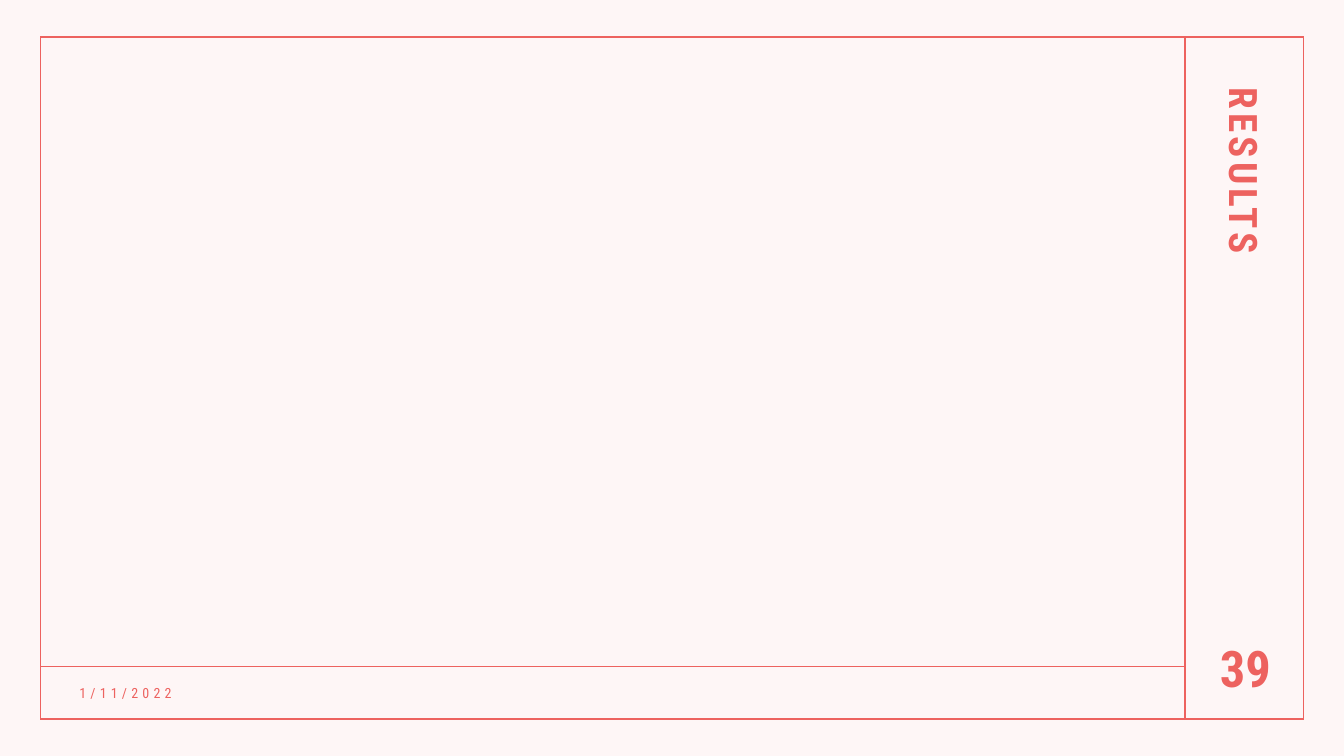
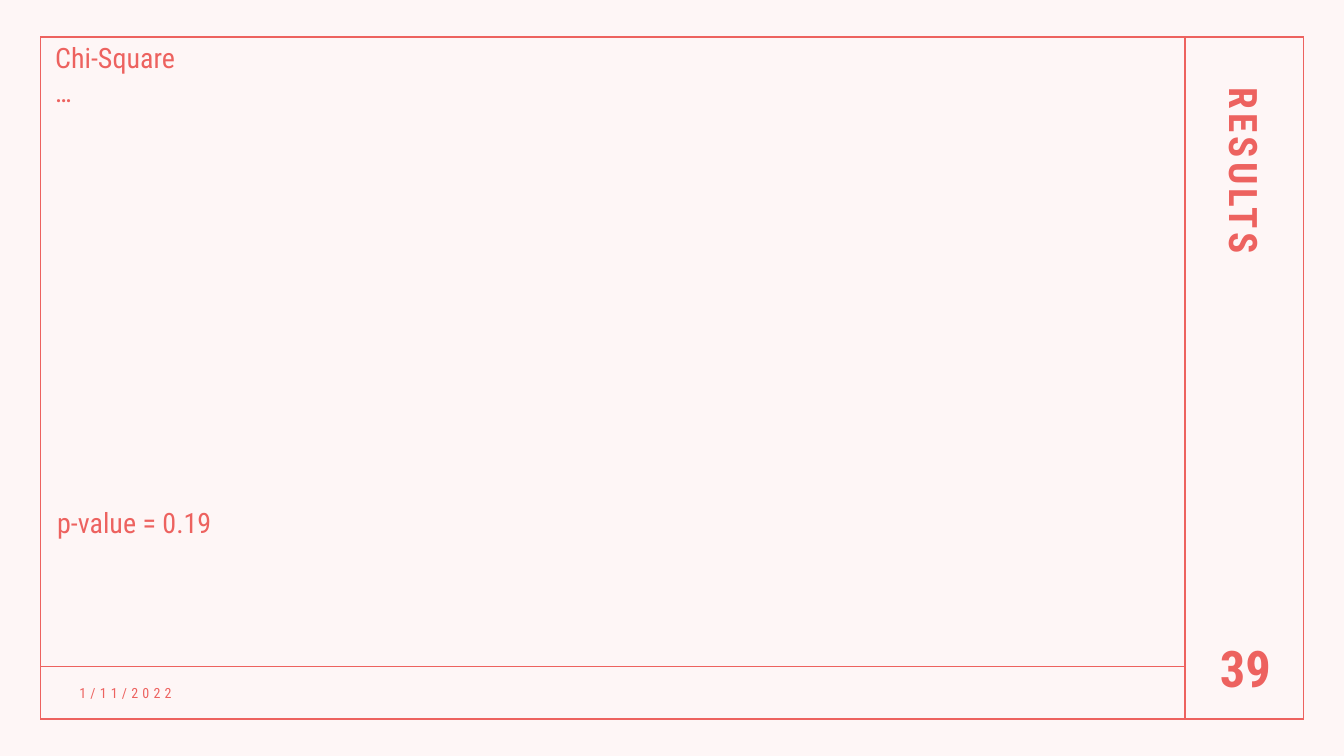
Before and after one commit to AlbiKovi/DSO110---Final-Group-Project, a slide deck: slide 39 of Is the Mega Millions a Mega Trap.pptm. Drawn at 1344x756 pixels with LibreOffice and Linux fonts; fonts in the diff are those of the drawing. Boxes give left, top, right and bottom in pixels: in the first picture for what was removed or moved away, otherwise in the second. Text is boxed around its words. In the diff, an @@ line names an element or a change of style, - is before the commit and + after.

```diff
--- a/Is the Mega Millions a Mega Trap.pptm
+++ b/Is the Mega Millions a Mega Trap.pptm
@@ text added at [55,47,175,74], 20 pt, text #ED625F @@
+Chi-Square
+…
@@ text added at [57,512,211,539], 20 pt, text #ED625F @@
+p-value = 0.19
```
